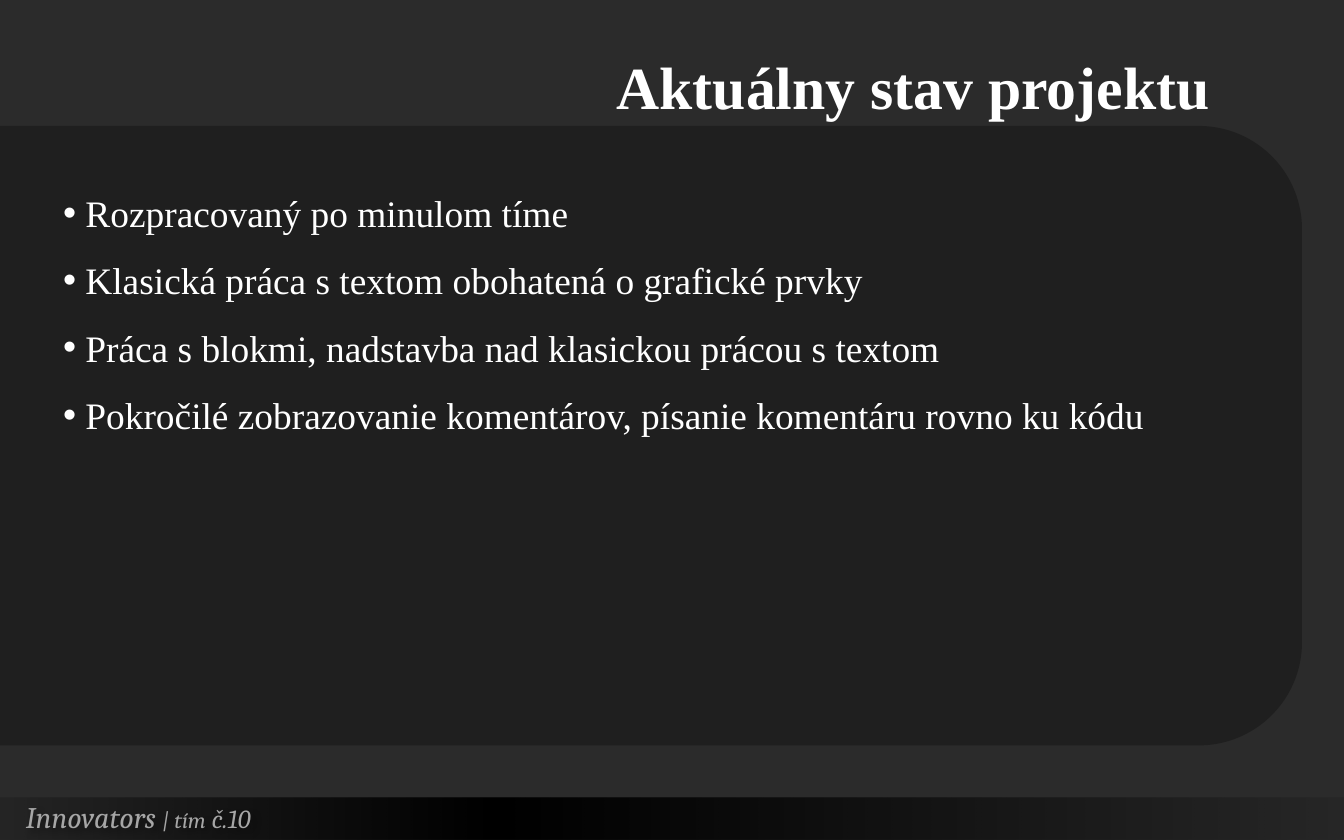
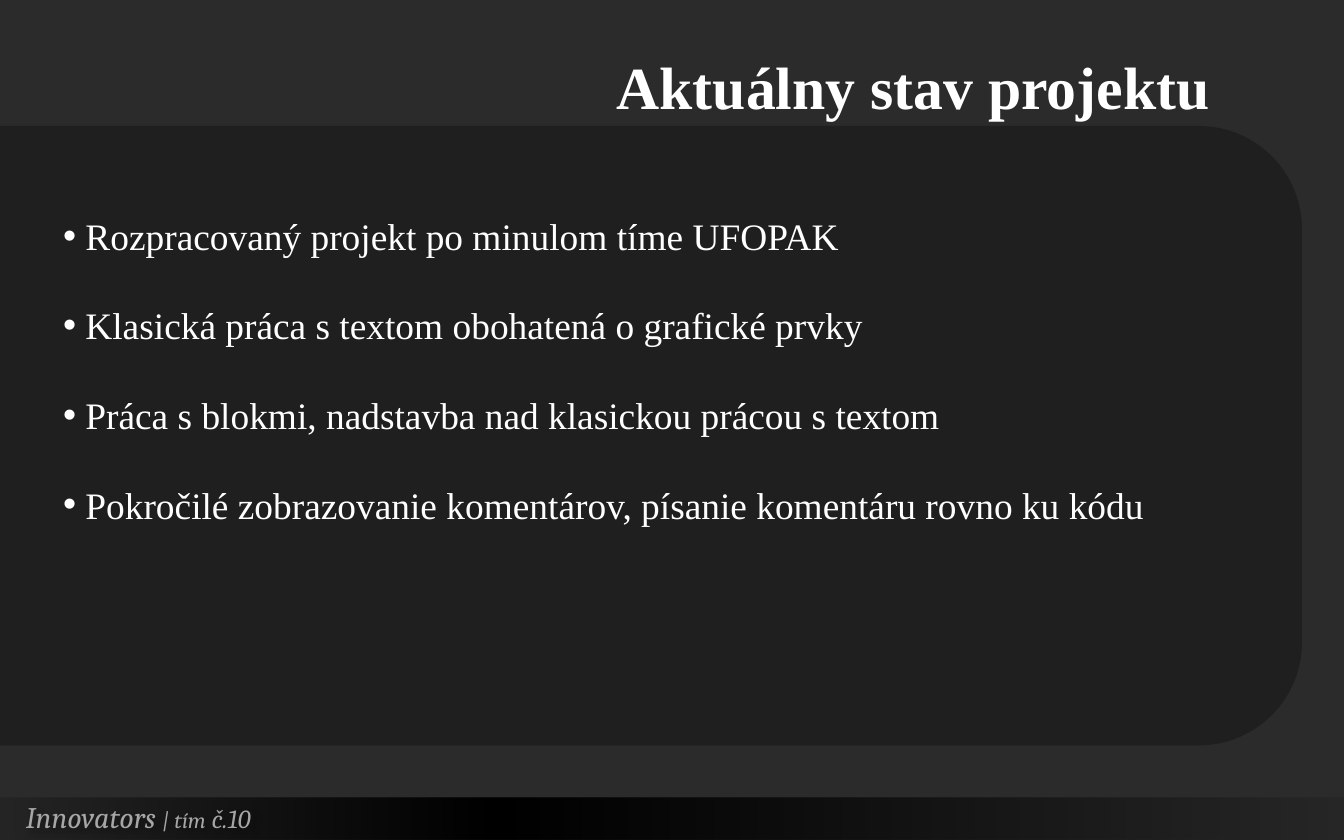
Before and after one commit to Innovators-Team10/Documentation, a slide deck: slide 6 of Dokumentacie/Ostatne/Innovators.pptx. Drawn at 1344x840 pixels with LibreOffice and Linux fonts; fonts in the diff are those of the drawing; background and template pictures are left out; a plain dark background stands for a picture behind light text. Boxes give left, top, right and bottom in pixels: in the first picture for what was removed or moved away, otherwise in the second. Text is boxed around its words. In the diff, an @@ line names an element or a change of style, - is before the commit and + after.

```diff
--- a/Dokumentacie/Ostatne/Innovators.pptx
+++ b/Dokumentacie/Ostatne/Innovators.pptx
@@ text at [85, 224, 839, 257]: text changed @@
-• Rozpracovaný po minulom tíme
+• Rozpracovaný projekt po minulom tíme UFOPAK
@@ text at [85, 312, 1144, 526]: line spacing 1.5 to 2 @@
```
Also in this commit, not shown: 6 other slides changed, 1 slide added.
